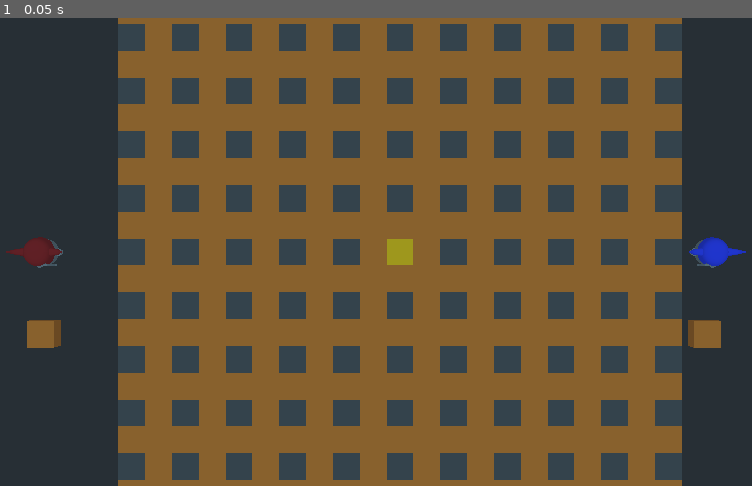
Above: before the commit, frame 1.
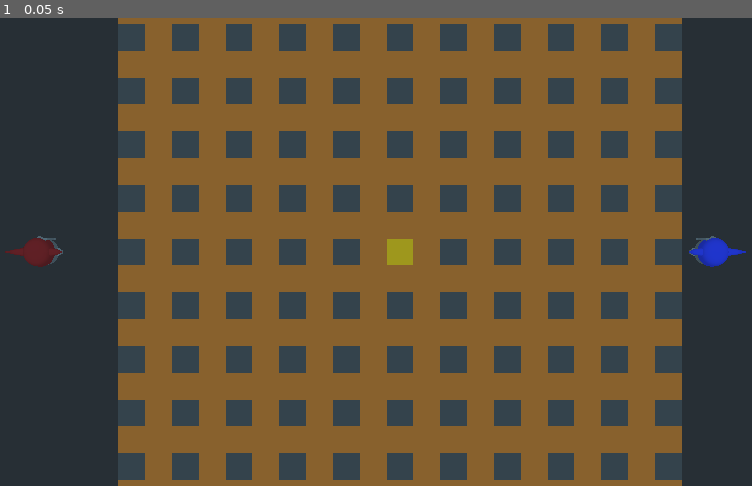
Above: after the commit, the same moment.

Repository: voidexp/ggj23
Game: Godot game, scene res://main.tscn
Same seed, same stepped clock (60 frames per second), same inputs: the game is played once before the commit and once after it.
Inputs:
- Up to frame 1 (0.05 s): no input

The runs differ from the first frame. In frame 1, 0.6% of the frame differs, in the area x 0-98%, y 46-71%.

Commit message:
Rotate dwarves towards movement dir, enable soft blocks

Diff:
--- a/game/level_map_root.tscn
+++ b/game/level_map_root.tscn
@@ -26,6 +26,7 @@
 [node name="CollisionShape" type="CollisionShape" parent="Ground"]
 transform = Transform( 1, 0, 0, 0, 1, 0, 0, 0, 1, 0, -0.05, 0 )
 shape = SubResource( 4 )
+disabled = true
 
 [node name="CSGMesh" type="CSGMesh" parent="Ground"]
 transform = Transform( 1, 0, 0, 0, 1, 0, 0, 0, 1, 0, -0.05, 0 )
--- a/game/main.tscn
+++ b/game/main.tscn
@@ -1,19 +1,20 @@
-[gd_scene load_steps=4 format=2]
+[gd_scene load_steps=3 format=2]
 
 [ext_resource path="res://player.tscn" type="PackedScene" id=1]
 [ext_resource path="res://level_map_root.tscn" type="PackedScene" id=2]
-[ext_resource path="res://soil_block.tscn" type="PackedScene" id=3]
 
 [node name="Spatial" type="Spatial"]
 
 [node name="Player1" parent="." instance=ExtResource( 1 )]
 transform = Transform( 1, 0, 0, 0, 1, 0, 0, 0, 1, -13.3383, 0, 0 )
 color = Color( 0.588235, 0.12549, 0.12549, 1 )
+speed = 2
 
 [node name="Player2" parent="." instance=ExtResource( 1 )]
 transform = Transform( 1, 0, 0, 0, 1, 0, 0, 0, 1, 11.5682, 0, 0 )
 color = Color( 0.188235, 0.243137, 0.866667, 1 )
 player_seat = 2
+speed = 2
 
 [node name="Camera" type="Camera" parent="."]
 transform = Transform( 1, 0, 0, 0, -4.37114e-08, 1, 0, -1, -4.37114e-08, 0, 50, 0 )
@@ -21,13 +22,3 @@
 size = 25.6113
 
 [node name="LevelMapRoot" parent="." instance=ExtResource( 2 )]
-
-[node name="SoilBlock" parent="." instance=ExtResource( 3 )]
-transform = Transform( 1, 0, 0, 0, 1, 0, 0, 0, 1, 11.4636, 0, 3.0694 )
-collision_layer = 1
-collision_mask = 1
-
-[node name="SoilBlock2" parent="." instance=ExtResource( 3 )]
-transform = Transform( 1, 0, 0, 0, 1, 0, 0, 0, 1, -13.4166, 0, 3.0694 )
-collision_layer = 1
-collision_mask = 1
--- a/game/player.gd
+++ b/game/player.gd
@@ -52,6 +52,12 @@
 	elif last_action == RIGHT:
 		dir.x = 1
 
+	# Orient the player towards the moving direction
+	var angle = Vector3.FORWARD.signed_angle_to(dir, Vector3.UP)
+	transform.basis = Basis()
+	rotate(Vector3.UP, angle)
+
+	# Attempt to move, as long as we're not colliding
 	var offset = dir * speed * step
 	if not test_move(transform, offset) and move_and_collide(offset):
 		# TODO: what else do we do on collision?
--- a/game/player.tscn
+++ b/game/player.tscn
@@ -3,20 +3,19 @@
 [ext_resource path="res://player.gd" type="Script" id=1]
 [ext_resource path="res://characters/dwarf.tscn" type="PackedScene" id=2]
 
-[sub_resource type="CapsuleShape" id=1]
-radius = 0.505525
-height = 0.002
+[sub_resource type="BoxShape" id=1]
+extents = Vector3( 0.5, 0.5, 0.5 )
 
 [node name="Player" type="KinematicBody"]
 script = ExtResource( 1 )
 
 [node name="CollisionShape" type="CollisionShape" parent="."]
-transform = Transform( 1, 0, 0, 0, -4.37114e-08, 1, 0, -1, -4.37114e-08, -0.0254365, -0.0186482, 0 )
+transform = Transform( 1, 0, 0, 0, -4.37114e-08, 1, 0, -1, -4.37114e-08, 0, 0.5, 0 )
 shape = SubResource( 1 )
 
 [node name="Model" parent="." instance=ExtResource( 2 )]
-transform = Transform( -4.37114e-08, 0, 1, 0, 1, 0, -1, 0, -4.37114e-08, 0, 0, 0 )
+transform = Transform( 1.31134e-07, 0, -1, 0, 1, 0, 1, 0, 1.31134e-07, 0, 0, 0 )
 
 [node name="RayCast" type="RayCast" parent="."]
 enabled = true
-cast_to = Vector3( 0, 0, 1 )
+cast_to = Vector3( 0, 0, -1 )
--- a/game/rock_block.tscn
+++ b/game/rock_block.tscn
@@ -11,7 +11,7 @@
 [sub_resource type="SpatialMaterial" id=3]
 albedo_color = Color( 0.321569, 0.313726, 0.313726, 1 )
 
-[node name="Spatial" type="StaticBody"]
+[node name="Rock" type="StaticBody"]
 
 [node name="CollisionShape" type="CollisionShape" parent="."]
 shape = SubResource( 1 )
--- a/game/soil_block.tscn
+++ b/game/soil_block.tscn
@@ -11,9 +11,7 @@
 [sub_resource type="SpatialMaterial" id=3]
 albedo_color = Color( 0.835294, 0.462745, 0.164706, 1 )
 
-[node name="SoilBlock" type="StaticBody"]
-collision_layer = 0
-collision_mask = 0
+[node name="Soil" type="StaticBody"]
 
 [node name="CollisionShape" type="CollisionShape" parent="."]
 shape = SubResource( 1 )
